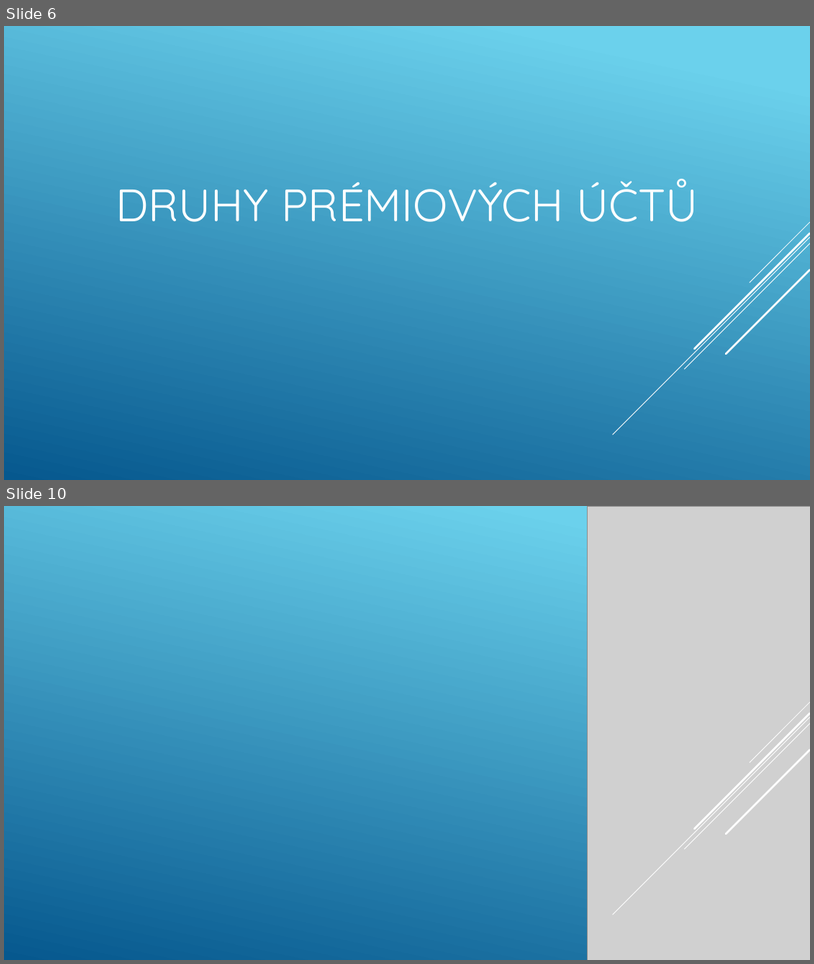
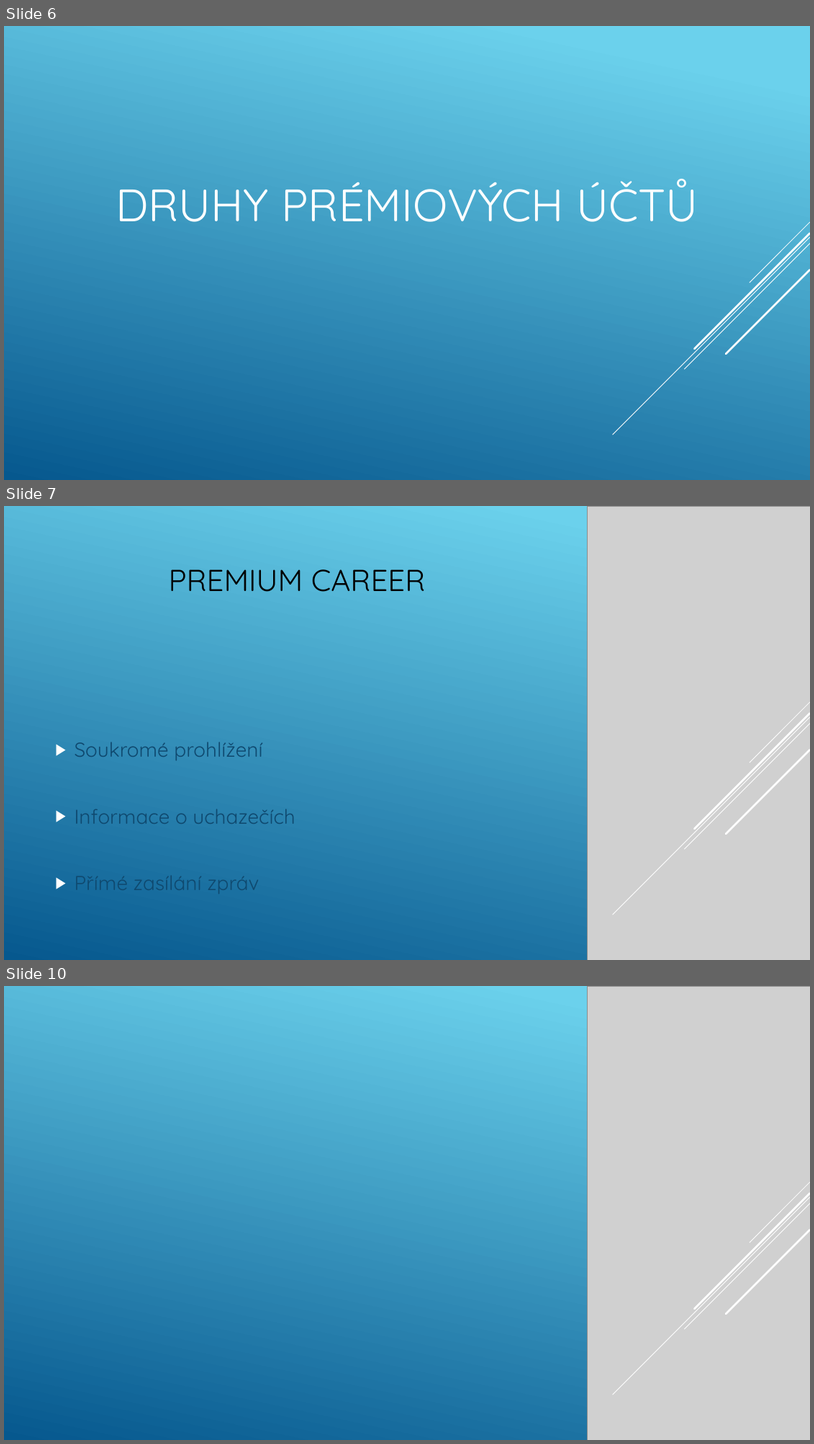
Before and after one commit to Jelenos69/I11-prezentace-Jel-nek, a slide deck: Jelinek.pptx. Shown one above the other, each under a label of ours: slides 6 and 10 before the commit, slides 6, 7 and 10 after it; the slides between them are not shown. The pictures are 814x964 and 814x1444 pixels, drawn with LibreOffice and Linux fonts; fonts in the diff are those of the drawing; grey boxes stand for pictures. Boxes give left, top, right and bottom in pixels: in the first picture for what was removed or moved away, otherwise in the second. Text is boxed around its words. In the diff, an @@ line names an element or a change of style, - is before the commit and + after.

```diff
--- a/Jelinek.pptx
+++ b/Jelinek.pptx
@@ slide 7 added at [4,506,810,960], background gradient #6ED2EB to #06588E @@
@@ picture added at [588,506,810,960] @@
@@ title added at [169,569,426,592], 36 pt, text #000000 @@
+PREMIUM CAREER
@@ text added at [75,742,295,893], 24 pt, text #0F496F @@
+▶ Soukromé prohlížení
+▶ Informace o uchazečích
+▶ Přímé zasílání zpráv
@@ group added at [613,702,810,914]: 5 lines @@
```
Also in this commit, not shown: 1 slide changed, 8 other slides added, 11 slides removed.
